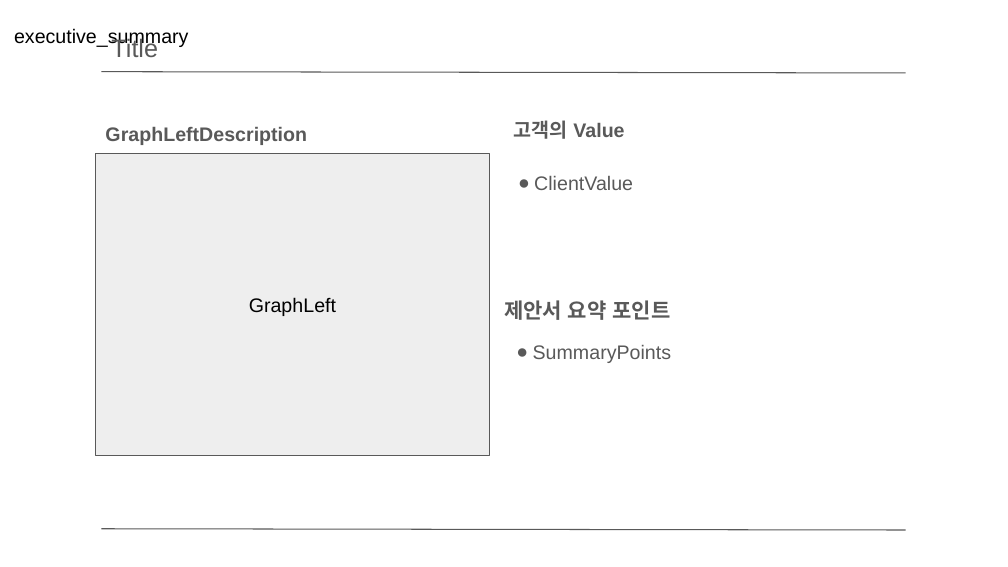
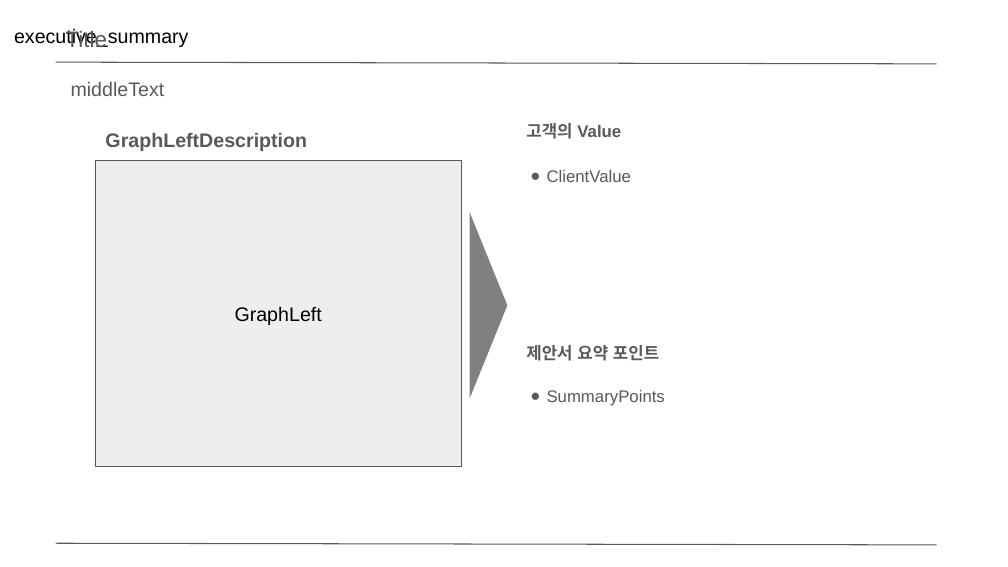
Before and after one commit to hjjunl/llm_proposal_mvp, a slide deck: slide 3 of proposal_ai_agent/DB/rfp_to_proposal.pptx. Drawn at 1008x567 pixels with LibreOffice and Linux fonts; fonts in the diff are those of the drawing. Boxes give left, top, right and bottom in pixels: in the first picture for what was removed or moved away, otherwise in the second. Text is boxed around its words. In the diff, an @@ line names an element or a change of style, - is before the commit and + after.

```diff
--- a/proposal_ai_agent/DB/rfp_to_proposal.pptx
+++ b/proposal_ai_agent/DB/rfp_to_proposal.pptx
@@ text "Title": place and size @@
-text "Title" at [111, 37, 158, 57]
+text "Title" at [66, 29, 107, 47]
@@ text "Title" at [66, 29, 107, 47]: size 18 to 16 pt @@
@@ line moved from (102, 72) - (906, 73) to (55, 62) - (936, 64) @@
@@ text added at [71, 82, 165, 96], 14 pt, text #595959 @@
+middleText
@@ text "GraphLeftDescription": place and size @@
-text "GraphLeftDescription" at [105, 127, 307, 145]
+text "GraphLeftDescription" at [105, 133, 307, 151]
@@ size 14 to 12 pt in 3 elements at [547, 170, 632, 182], [547, 390, 665, 406], [526, 123, 621, 139] @@
@@ text "고객의 Value": place and size @@
-text "고객의 Value" at [514, 120, 624, 139]
+text "고객의 Value" at [526, 123, 621, 139]
@@ rectangle "GraphLeft": place and size @@
-rectangle "GraphLeft" at [96, 153, 490, 456]
+rectangle "GraphLeft" at [96, 160, 462, 467]
@@ text "ClientValue": place and size @@
-text "ClientValue" at [534, 176, 633, 190]
+text "ClientValue" at [547, 170, 632, 182]
@@ right arrow added at [470, 212, 508, 398], fill #808080 @@
@@ text "제안서 요약 포인트": place and size @@
-text "제안서 요약 포인트" at [504, 300, 670, 320]
+text "제안서 요약 포인트" at [526, 345, 659, 361]
@@ text "제안서 요약 포인트" at [526, 345, 659, 361]: size 15 to 12 pt @@
@@ text "SummaryPoints": place and size @@
-text "SummaryPoints" at [533, 345, 671, 363]
+text "SummaryPoints" at [547, 390, 665, 406]
@@ line moved from (102, 529) - (906, 530) to (55, 543) - (936, 545) @@
```
Also in this commit, not shown: 6 other slides changed, 3 other files.
